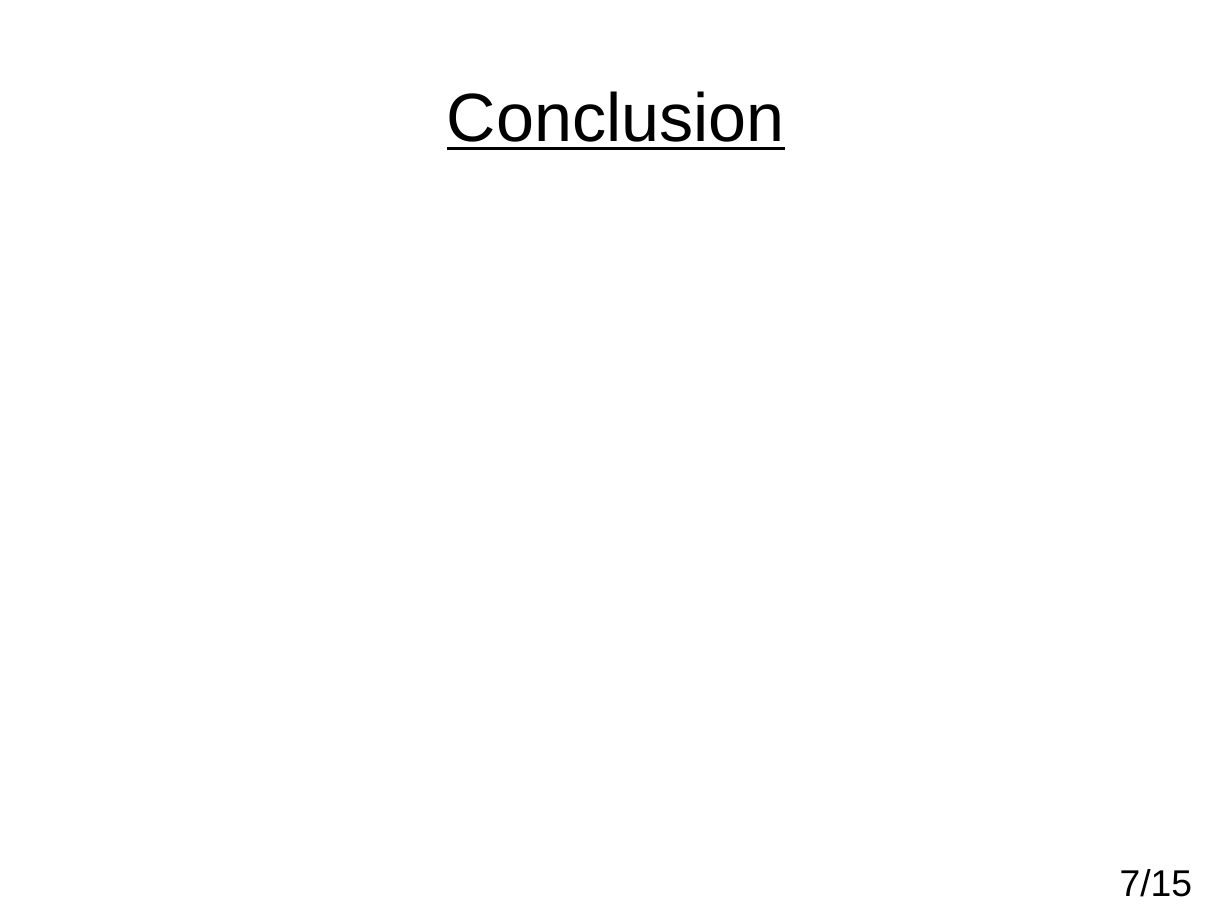
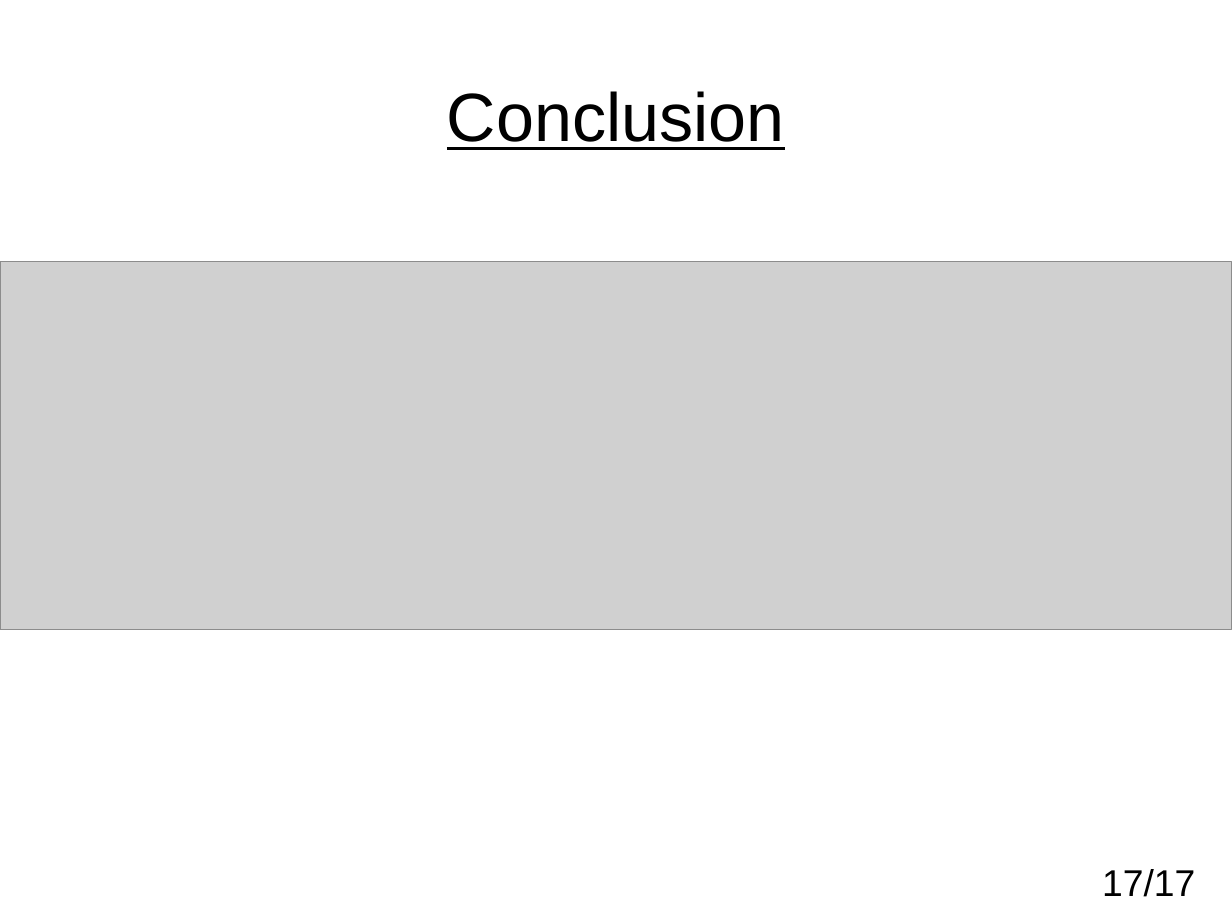
Before and after one commit to nathanderouelle/Projet_Ruche, a slide deck: slide 17 of DiapoRV1.odp (slide 7 before the commit). Drawn at 1232x924 pixels with LibreOffice and Linux fonts; fonts in the diff are those of the drawing; grey boxes stand for pictures; background and template pictures are left out. Boxes give left, top, right and bottom in pixels: in the first picture for what was removed or moved away, otherwise in the second. Text is boxed around its words. In the diff, an @@ line names an element or a change of style, - is before the commit and + after.

```diff
--- a/DiapoRV1.odp
+++ b/DiapoRV1.odp
@@ picture added at (0,262,1232,629) @@
@@ page number added at (1102,869,1195,897), 24 pt, text #000000 @@
+17/17
@@ page number removed at (1120,869,1192,897) @@
-7/15
```
Also in this commit, not shown: 1 other slide changed, 14 slides added, 12 slides removed.
